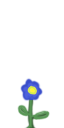
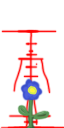
Two versions of the same layered image (64 × 128). Layer-by-layer changes:
showed "Lines" over <box>0,29,64,128</box>
